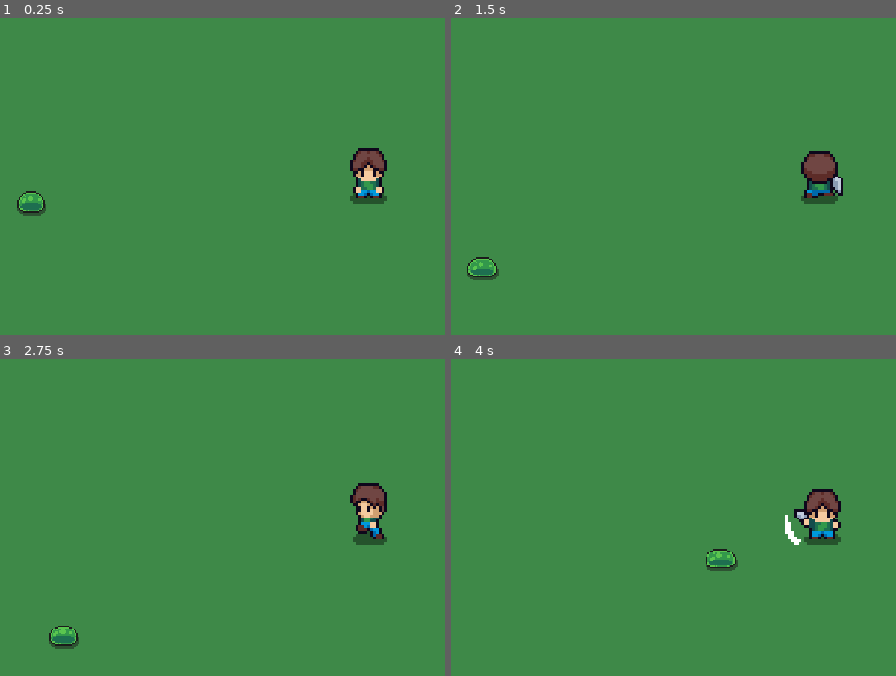
Above: before the commit, frames 1-4 (two rows, left to right).
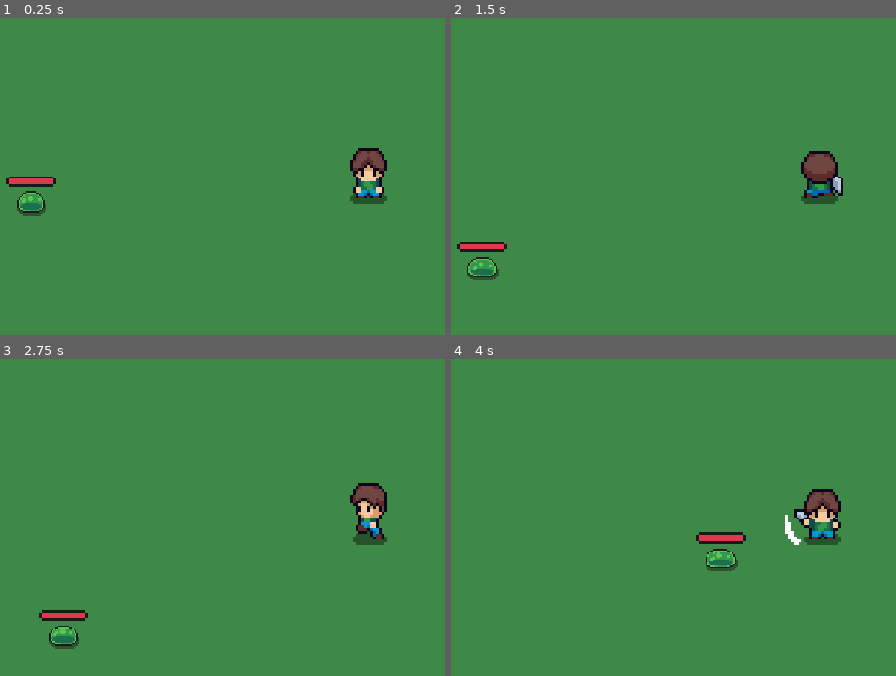
Above: after the commit, the same moments.

Repository: Xeon-MB/Sliv
Game: Godot game, scene res://scenes/game.tscn
Two runs of this game, one before a commit and one after it. Both use one fixed random seed, a clock stepped at 60 frames per second and the inputs below.
Inputs (mouse positions are in pixels of both pictures, inside the frame that each line leads up to):
- Up to frame 1 (0.25 s): no input
- Up to frame 2 (1.5 s): move the mouse to (780, 268) at 0.52 s; hold W (cima) from 0.53 s (still down); click (780, 268) at 0.6 s; move the mouse to (outside the picture) at 1.27 s; click (outside the picture) at 1.35 s
- Up to frame 3 (2.75 s): move the mouse to (129, 450) at 2.02 s; release W (cima) at 2.03 s; hold A (esquerda) from 2.03 s (still down); click (129, 450) at 2.1 s
- Up to frame 4 (4 s): move the mouse to (860, 520) at 2.77 s; click (860, 520) at 2.85 s; move the mouse to (700, 406) at 3.52 s; release A (esquerda) at 3.53 s; hold S (baixo) from 3.53 s (still down); click (700, 406) at 3.6 s

The runs differ from the first frame. In frame 1, 0.3% of the frame differs, in the area x 1-13%, y 50-54%; in frame 2, 0.3%; in frame 3, 0.4%; in frame 4, 0.4%, in the area x 55-67%, y 54-59%.

Commit message:
barra de vida adicionada

Diff:
--- /dev/null
+++ b/scenes/health_bar.tscn
@@ -0,0 +1,18 @@
+[gd_scene format=3 uid="uid://dgtsbstwcjqd2"]
+
+[ext_resource type="Script" uid="uid://o1qjg5f3xllu" path="res://scripts/health_bar.gd" id="1_6opq1"]
+[ext_resource type="Texture2D" uid="uid://d2ju7h1ndhryx" path="res://assets/images/UI/LifeBarMiniUnder.png" id="1_y3kqx"]
+[ext_resource type="Texture2D" uid="uid://b6tlcxx6d8888" path="res://assets/images/UI/LifeBarMiniProgress.png" id="2_6opq1"]
+
+[node name="HealthBar" type="Node2D" unique_id=1635738206]
+script = ExtResource("1_6opq1")
+
+[node name="HealthUnder" type="Sprite2D" parent="." unique_id=285231170]
+texture = ExtResource("1_y3kqx")
+centered = false
+
+[node name="Health" type="Sprite2D" parent="." unique_id=131056348]
+texture = ExtResource("2_6opq1")
+centered = false
+region_enabled = true
+region_rect = Rect2(0, 0, 18, 4)
--- a/scenes/slime.tscn
+++ b/scenes/slime.tscn
@@ -3,6 +3,7 @@
 [ext_resource type="Texture2D" uid="uid://dvbgucu3idlhj" path="res://assets/images/enemies/Slime_Green.png" id="1_371uh"]
 [ext_resource type="Script" uid="uid://dh8jwkgsse472" path="res://scripts/slime.gd" id="1_p2gj0"]
 [ext_resource type="AudioStream" uid="uid://y14eo8e7a0o3" path="res://assets/images/audio/751338__qubodup__slime-attack-1-_1_.wav" id="3_n6pvg"]
+[ext_resource type="PackedScene" uid="uid://dgtsbstwcjqd2" path="res://scenes/health_bar.tscn" id="4_pjw23"]
 
 [sub_resource type="AtlasTexture" id="AtlasTexture_p2gj0"]
 atlas = ExtResource("1_371uh")
@@ -191,5 +192,8 @@
 stream = ExtResource("3_n6pvg")
 pitch_scale = 0.75
 
+[node name="HealthBar" parent="." unique_id=1635738206 instance=ExtResource("4_pjw23")]
+position = Vector2(-9, -9)
+
 [connection signal="body_entered" from="Sight" to="." method="_on_sight_body_entered"]
 [connection signal="body_exited" from="Sight" to="." method="_on_sight_body_exited"]
--- /dev/null
+++ b/scripts/health_bar.gd
@@ -0,0 +1,10 @@
+extends Node2D
+
+@onready var health_bar: Sprite2D = $Health
+@onready var default_width = health_bar.region_rect.size.x
+@onready var default_height = health_bar.region_rect.size.y
+
+func update_health(new_healt: int) -> void:
+
+	var new_width = (new_healt / 100.0) * default_width
+	health_bar.region_rect = Rect2(0, 0,new_width, default_height)
--- a/scripts/slime.gd
+++ b/scripts/slime.gd
@@ -8,6 +8,7 @@
 @onready var slime: CharacterBody2D = $"."
 @onready var takedamage: AudioStreamPlayer2D = $takedamage
 const KNOCKBACK_FORCE: int = 50
+@onready var health_bar: Node2D = $HealthBar
 
 func _process(delta: float) -> void:
 	if healthy <= 0:
@@ -25,7 +26,7 @@
 
 func leva_dano(damage: int, attacker_position: Vector2) -> void:
 	healthy -= damage
-	print(healthy)
+	health_bar.update_health(healthy)
 	takedamage.play()
 	var knockback_direction = (position - attacker_position).normalized()
 	var target_position = position + knockback_direction * KNOCKBACK_FORCE
Binary file added: assets/images/UI/LifeBarMiniProgress.png
Not shown, added: assets/images/UI/LifeBarMiniProgress.png.import
Binary file added: assets/images/UI/LifeBarMiniUnder.png
Not shown, added: assets/images/UI/LifeBarMiniUnder.png.import
Not shown, added: scripts/health_bar.gd.uid
